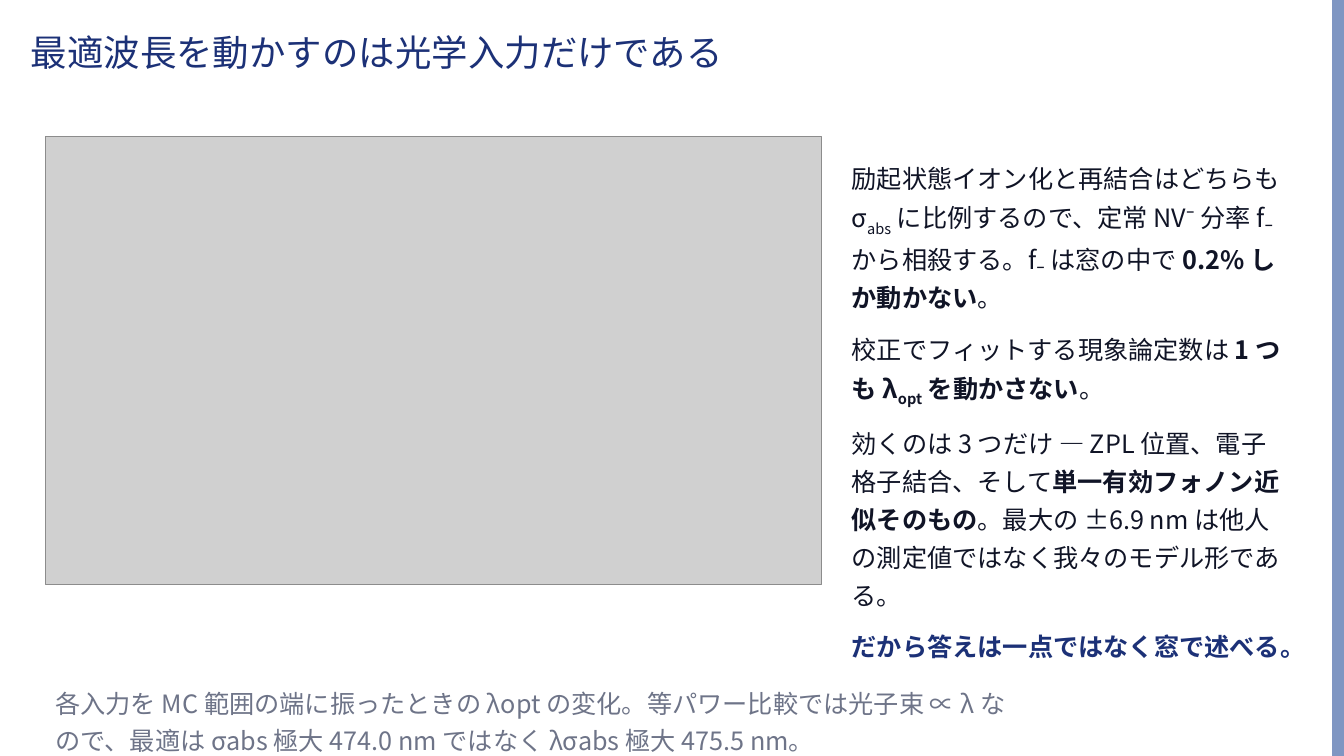
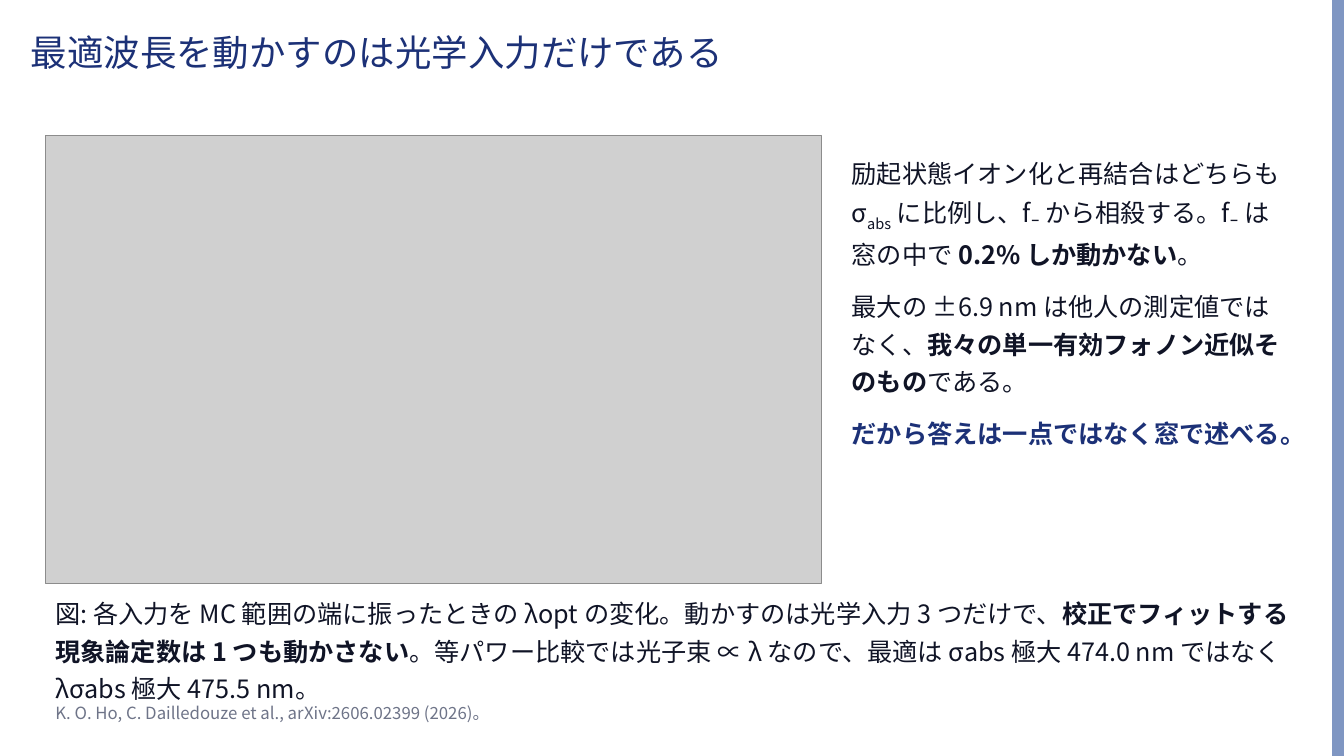
Before and after one commit to Risei412/ultra-high-pressure-ODMR, a slide deck: slide 5 of slides/odmr_473nm_talk.pptx. Drawn at 1344x756 pixels with LibreOffice and Linux fonts; fonts in the diff are those of the drawing; grey boxes stand for pictures; background and template pictures are left out. Boxes give left, top, right and bottom in pixels: in the first picture for what was removed or moved away, otherwise in the second. Text is boxed around its words. In the diff, an @@ line names an element or a change of style, - is before the commit and + after.

```diff
--- a/slides/odmr_473nm_talk.pptx
+++ b/slides/odmr_473nm_talk.pptx
@@ text at (852,161,1280,393): text changed @@
-励起状態イオン化と再結合はどちらも σabs に比例するので、定常 NV⁻ 分率 f₋ から相殺する。f₋ は窓の中で 0.2% しか動かない。
-校正でフィットする現象論定数は 1 つも λopt を動かさない。
-効くのは 3 つだけ — ZPL 位置、電子格子結合、そして単一有効フォノン近似そのもの。最大の ±6.9 nm は他人の測定値ではなく我々のモデル形である。
+励起状態イオン化と再結合はどちらも σabs に比例し、f₋ から相殺する。f₋ は窓の中で 0.2% しか動かない。
+最大の ±6.9 nm は他人の測定値ではなく、我々の単一有効フォノン近似そのものである。
@@ text at (55,601,1288,700): text changed; text colour #6E7488 to #101426 @@
-各入力を MC 範囲の端に振ったときの λopt の変化。等パワー比較では光子束 ∝ λ なので、最適は σabs 極大 474.0 nm ではなく λσabs 極大 475.5 nm。
+図: 各入力を MC 範囲の端に振ったときの λopt の変化。動かすのは光学入力 3 つだけで、校正でフィットする現象論定数は 1 つも動かさない。等パワー比較では光子束 ∝ λ なので、最適は σabs 極大 474.0 nm ではなく λσabs 極大 475.5 nm。
@@ text added at (55,705,490,722), 12 pt, text #6E7488 @@
+K. O. Ho, C. Dailledouze et al., arXiv:2606.02399 (2026)。
```
Also in this commit, not shown: 6 other slides changed, 2 other files.
